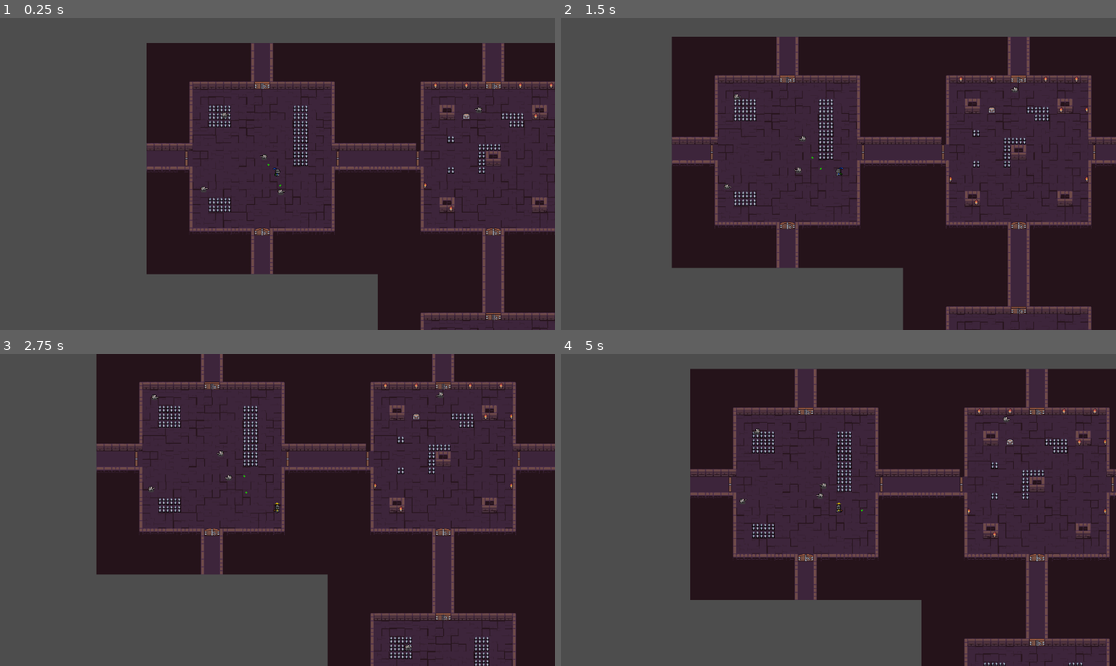
Above: before the commit, frames 1-4 (two rows, left to right).
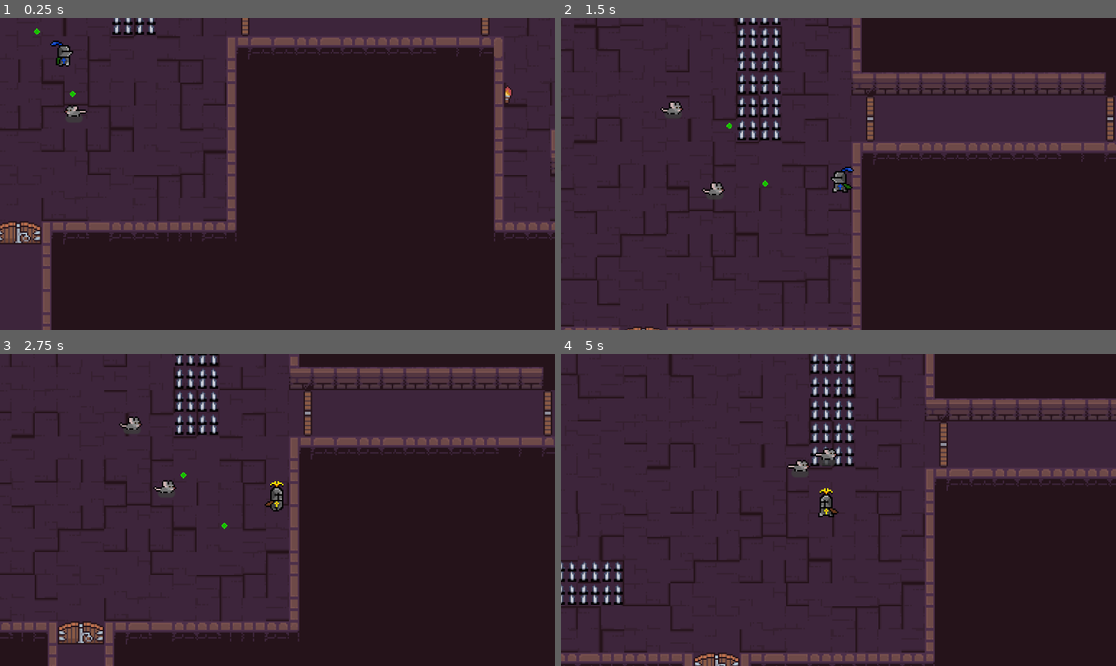
Above: after the commit, the same moments.

Repository: Mlee671/too-many-cats-
Game: Godot game, scene res://main/main.tscn
Two runs of this game, one before a commit and one after it. Both use one fixed random seed, a clock stepped at 60 frames per second and the inputs below.
Inputs (mouse positions are in pixels of both pictures, inside the frame that each line leads up to):
- Up to frame 1 (0.25 s): no input
- Up to frame 2 (1.5 s): move the mouse to (960, 158) at 0.52 s; hold Right (right) 0.53-1.28 s; tap E (ability) at 0.6, 1.35 s; move the mouse to (727, 189) at 1.27 s; hold S (down) from 1.28 s (still down)
- Up to frame 3 (2.75 s): move the mouse to (333, 441) at 2.02 s; release S (down) at 2.03 s; hold Right (right) from 2.03 s (still down); right-click (333, 441) at 2.1 s; tap E (ability) at 2.3 s
- Up to frame 4 (5 s): move the mouse to (810, 572) at 2.77 s; release Right (right) at 2.78 s; hold W (up) 2.78-3.53 s; tap Space (evade) at 2.85 s; tap E (ability) at 3.05, 3.8, 4.35 s; move the mouse to (1005, 556) at 3.52 s; press the mouse at (1005, 556) at 3.53 s; hold A (left) from 3.53 s (still down); move the mouse to (672, 463) at 4.27 s; release the mouse at (672, 463) at 4.28 s

The runs differ from the first frame. In frame 1, 66% of the frame differs, in the area x 0-100%, y 0-100%; in frame 2, 61%; in frame 3, 62%; in frame 4, 68%.

Commit message:
implemented ability cooldown and restricted teleport ability

Diff:
--- a/entities/player/blue_knight/bk_stats.gd
+++ b/entities/player/blue_knight/bk_stats.gd
@@ -11,6 +11,7 @@
 
 
 @export var fire_cd := .5
+@export var ability_cd := 1
 
 # player states
 enum states{IDLE, RUNNING, DODGING}
--- a/entities/player/character_scenes/blue_knight.tscn
+++ b/entities/player/character_scenes/blue_knight.tscn
@@ -438,9 +438,14 @@
 shape = SubResource("CapsuleShape2D_bggxh")
 
 [node name="Camera2D" type="Camera2D" parent="." unique_id=1320116309]
+zoom = Vector2(3, 3)
+process_callback = 0
+position_smoothing_enabled = true
 
 [node name="AttackTimer" type="Timer" parent="." unique_id=190503675]
 one_shot = true
+
+[node name="AbilityTimer" type="Timer" parent="." unique_id=2088195210]
 
 [node name="EvadeTimer" type="Timer" parent="." unique_id=1923964845]
 wait_time = 5.0
@@ -476,4 +481,5 @@
 script = ExtResource("6_g607o")
 
 [connection signal="timeout" from="AttackTimer" to="." method="_on_attack_timeout"]
+[connection signal="timeout" from="AbilityTimer" to="." method="_on_ability_timeout"]
 [connection signal="timeout" from="EvadeTimer" to="." method="_on_evade_timeout"]
--- a/entities/player/main_character.gd
+++ b/entities/player/main_character.gd
@@ -1,5 +1,6 @@
 extends CharacterBody2D
 class_name main_character
+
 
 # loads the bullet scene when starting the game
 # TODO: replace with child node to generate within (e.g. AttackComponent)
@@ -7,6 +8,7 @@
 
 @onready var attack_timer := $AttackTimer
 @onready var evade_timer := $EvadeTimer
+@onready var ability_timer := $AbilityTimer
 #@onready var animation_player := $CharacterVisuals/AnimatedSprite2D
 @onready var char_visual := $CharacterVisuals
 @onready var stats := $Stats
@@ -16,6 +18,7 @@
 
 var attack_cooldown := false
 var evade_flag = evadeState.READY
+var ability_cooldown := false
 var is_alive := true
 
 func _ready() -> void:
@@ -57,8 +60,11 @@
 		evade_flag = evadeState.ACTIVE
 		evade_timer.start(stats.evade_dur);
 
-	if Input.is_action_just_pressed("ability"):
+	if (Input.is_action_just_pressed("ability")
+			and not ability_cooldown):
 		character_ability()
+		ability_cooldown = true
+		ability_timer.start(stats.ability_cd)
 
 	# move and animate if not in dodge state
 	move_and_slide()
@@ -80,6 +86,9 @@
 	# after cooldown, evade is ready
 	elif evade_flag == evadeState.COOLDOWN:
 		evade_flag = evadeState.READY
+
+func _on_ability_timeout() -> void:
+	ability_cooldown = false
 
 func swap_character() -> void:
 	# dodge should skip straight to cooldown to prevent abuse
@@ -105,8 +114,8 @@
 
 
 func character_ability():
-	print("casting")
-	pass
+	var test := NavigationServer2D.map_get_path(get_world_2d().get_navigation_map(), global_position, get_global_mouse_position(), false, 3)
+	global_position = test[-1]
 
 
 ## Called by enemy attacks when colliding with body. Currently does nothing.
